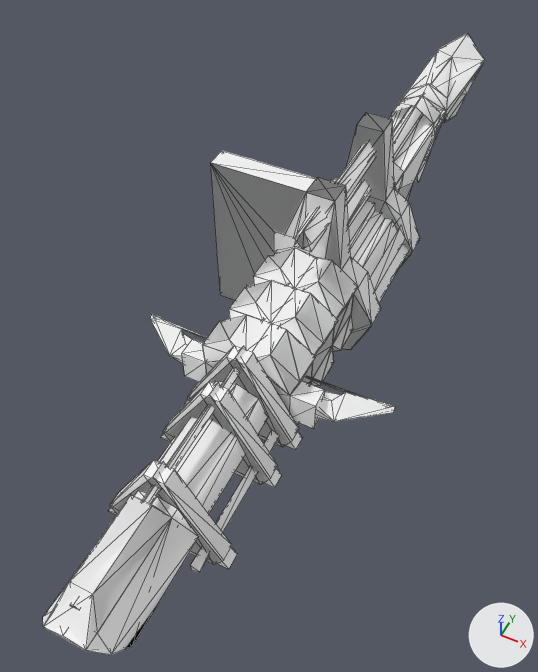
Two versions of the glTF model docs/models/weapons/w04/119.glb, one commit apart.
Before and after are seen from a 50 mm lens placed at (0.425, -1.257, 0.917), pointed at (-0.07, -0.267, -0.321). Arrows for +X, +Y and +Z are at lower right; the lights stay in place. The first picture is the older version. Mesh edges are drawn as thin lines. Vertices at exactly the same position are counted once.

Objects in the first picture: 'Group[0]', 'Group[100]', 'Group[1]', 'Group[2]'.
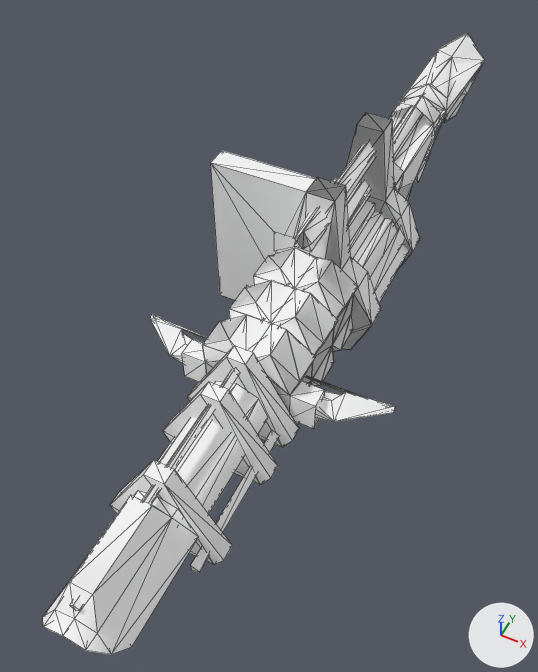
Where the change shows, as pixel boxes (x1, y1, x2, y2) in the pictures (538 x 672 px):
'Group[1]', reshaped
    before: (43, 346, 302, 655)
    after: (43, 346, 299, 655)
part 1 of me_group_1, deleted
    before: (108, 462, 237, 569)
part 2 of me_group_1, deleted
    before: (185, 346, 302, 450)
part 3 of me_group_1, deleted
    before: (161, 382, 282, 487)
part 4 of me_group_1, deleted
    before: (43, 522, 168, 650)
part 5 of me_group_2, deleted
    before: (211, 166, 274, 300)

The change, as a list of edits to the scene's bpy script:
```text
Change me_group_1:
    used by ob_group_1; location = (0.0, 0.0, 0.0)
    remove me_group_1.from_pydata(...)  # 114 vertices, 197 faces; spans x -0.122..0.122, y -1.045..-0.506, z -0.289..-0.073
    add me_group_1.from_pydata(...)  # 96 vertices, 146 faces; spans x -0.114..0.113, y -1.045..-0.506, z -0.289..-0.082
    me_group_1 part 1: the loose piece of 6 vertices spanning x -0.122..0.122, y -0.801..-0.771, z -0.278..-0.073 is deleted
    me_group_1 part 2: the loose piece of 6 vertices spanning x -0.122..0.122, y -0.536..-0.506, z -0.278..-0.073 is deleted
    me_group_1 part 3: the loose piece of 6 vertices spanning x -0.122..0.122, y -0.627..-0.597, z -0.278..-0.073 is deleted
    me_group_1 part 4
    27 faces are deleted
Change me_group_2:
    used by ob_group_2; location = (0.0, 0.0, 0.0)
    verts and faces of me_group_2; kept vertices keep their numbers, new ones are numbered from 30
    before: 0 (-0.241, -0.139, 0.034) at pixel (221, 150), 1 (-0.241, -0.186, 0.034) at pixel (210, 162), 2 (-0.03, -0.139, 0.034) at pixel (316, 178), 3 (-0.03, -0.186, 0.034) at pixel (306, 191), 4 (-0.241, -0.139, -0.34)
    before: 5 (-0.241, -0.186, -0.34) at pixel (219, 294), 6 (-0.11, -0.139, -0.34), 7 (-0.11, -0.186, -0.34), 8 (-0.096, -0.139, -0.153), 9 (-0.096, -0.186, -0.153) at pixel (274, 253)
    remove me_group_2.from_pydata(...)  # 30 vertices, 28 faces; spans x -0.241..-0.014, y -0.193..-0.133, z -0.34..0.034
    remove me_group_2.materials.append(mat_xfb__m00_hbg019)  # white #ffffff
    add me_group_2.from_pydata(...)  # 26 vertices, 20 faces; spans x -0.241..-0.014, y -0.193..-0.133, z -0.34..0.034
    me_group_2 part 5
    add delete_vertices([*range(6, 10)])  # with the faces that use them
```
